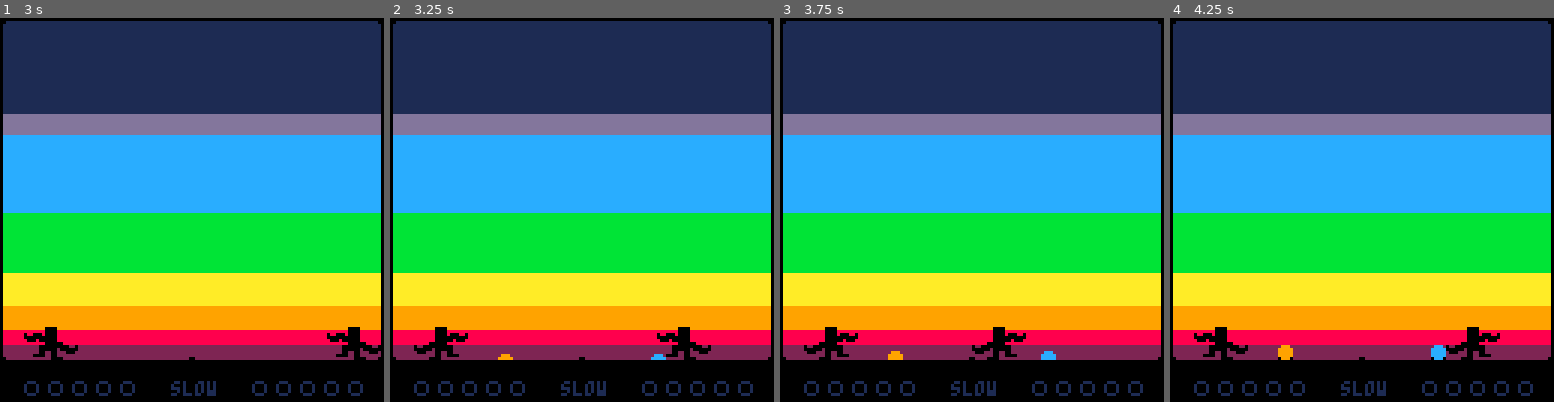
Above: before the commit, frames 1-4 (left to right).
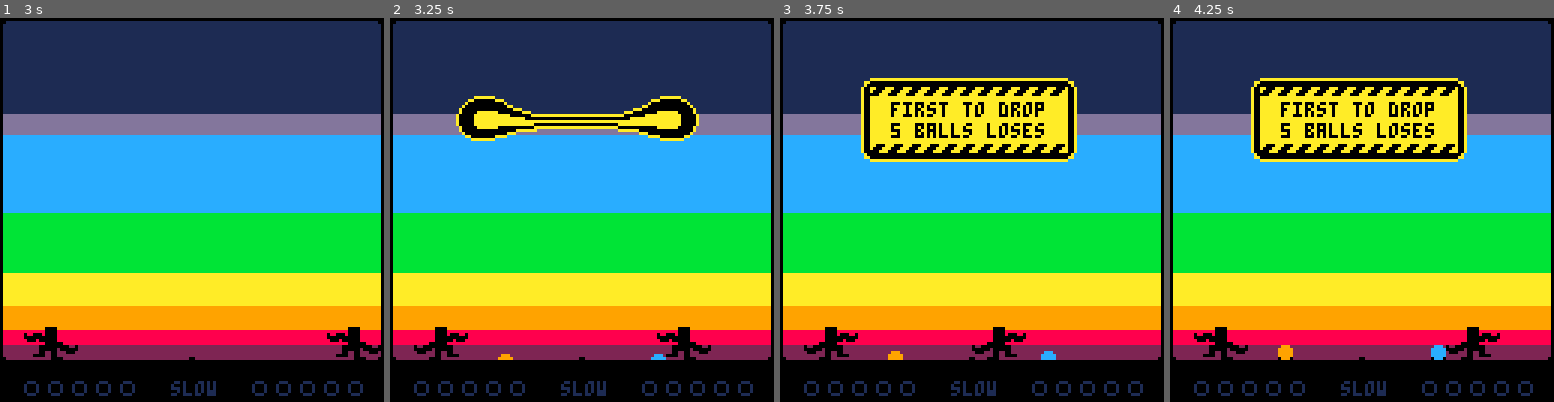
Above: after the commit, the same moments.

Repository: aylanonsense/juggle-panic
Game: PICO-8 cartridge cart-revised.p8
Two runs of this game, one before a commit and one after it. Both use one fixed random seed, a clock stepped at 60 frames per second and the inputs below.
Inputs:
- Up to frame 1 (3 s): tap X (X key) at 0.33, 1.07, 1.85, 2.97 s; tap O (Z key) at 0.7, 1.7, 2.1, 2.5, 2.9 s; hold Right 1.6-2.1 s; hold Up 2.15-2.42 s; hold Right from 2.47 s (still down)
- Up to frame 2 (3.25 s): release Right at 3.03 s; hold Left from 3.08 s (still down)
- Up to frame 3 (3.75 s): tap O (Z key) at 3.3, 3.7 s; release Left at 3.58 s; hold Down from 3.63 s (still down)
- Up to frame 4 (4.25 s): release Down at 3.97 s; hold Right from 4.02 s (still down); tap X (X key) at 4.08 s; tap O (Z key) at 4.1 s

Frame 1 is identical in both runs. In frame 2, 4.4% of the frame differs, in the area x 17-81%, y 20-33%; in frame 3, 12%, in the area x 21-78%, y 15-38%; in frame 4, 12%.

Commit message:
Adding tips, blackout mode, and cooperative mode

Diff:
--- a/cart-revised.p8
+++ b/cart-revised.p8
@@ -11,6 +11,9 @@
 	mode notification has one more stretch to it
 	footsteps
 	rainbow balls when spawning?
+	bomb sound effect
+	blackout mode sound effect
+	notification sound effect
 
 scenes:
 	title
@@ -22,6 +25,7 @@
 
 update priority:
 	0:	ball_sparks
+	0:	stopwatch
 	0.5:	ball_schwing
 	0.75:	mode_notification
 	1:	juggler_icon
@@ -36,6 +40,7 @@
 	10:	camera_operator
 
 render layers:
+	-2.0:	stopwatch
 	-1.0:	mode_notification
 	0:	ball_sparks
 	1:	game_over_text_geysers
@@ -105,11 +110,18 @@
 local modes={
 	"normal mode",
 	"bomb mode",
-	-- "cooperative mode",
+	"blackout mode",
+	"cooperative mode",
 	-- "strong arm mode","cooperative mode","bouncy ball mode",
 	-- "long arms mode","infiniball mode","hot potato mode","floaty mode",
 	-- "blackout mode","speedball mode",
 	"random"
+}
+local tips={
+	{"first to drop","5 balls loses"},
+	nil,
+	nil,
+	{"survive for","40 seconds"}
 }
 
 local buttons
@@ -126,6 +138,7 @@
 local ball_speed_rating
 local rainbow_color_index
 local mode
+local tip
 local entities
 local new_entities
 local jugglers
@@ -799,8 +812,24 @@
 				self.y=min(ground_y+3,self.y+spawn_speed)
 			end
 			self.is_above_ground=(self.y<=ground_y-1.5)
-			if self.frames_alive==ternary(debug_mode,1,80) then
+			if self.frames_alive==ternary(debug_mode,1,80) and mode!="cooperative mode" then
 				self:spawn_ball()
+			end
+			-- in cooperative mode, balls are flung into the air
+			if mode=="cooperative mode" then
+				if self.frames_alive%280==120 then
+					self:spawn_ball()
+				end
+				if self.held_ball and self.is_above_ground then
+					self.held_ball.spawner=nil
+					self.held_ball.is_held_by_spawner=false
+					-- figure out throw duration
+					local throw_dur=mid(6,flr(150/(1+ball_speed_rating/3)),100)
+					-- figure out throw height
+					local throw_height=mid(71,70+flr(1.2*ball_speed_rating),120)
+					self.held_ball:throw(0,throw_height,throw_dur)
+					self.held_ball=nil
+				end
 			end
 		end,
 		draw=function(self)
@@ -1146,6 +1175,40 @@
 			end)
 		end
 	},
+	stopwatch={
+		update_priority=0,
+		render_layer=-2,
+		x=56,
+		y=14,
+		width=14,
+		height=17,
+		on_scene_change=function(self)
+			if scene=="title" then
+				self:die()
+			end
+		end,
+		update=function(self)
+			if scene=="game" and self.frames_alive==1496 then
+				change_scene("game-end")
+			end
+		end,
+		draw=function(self)
+			if self.frames_alive>296 then
+				local seconds=flr((self.frames_alive-296)/30)
+				local i
+				for i=1,8 do
+					local show_red=seconds>5*i
+					if self.frames_alive>=1496 then
+						show_red=self.frames_alive%20<10
+					end
+					pal(i+7,ternary(show_red,8,7))
+				end
+				pal(1,8)
+				pal(5,13)
+				draw_sprite(104,104,14,17,self.x,self.y)
+			end
+		end
+	},
 	speedometer={
 		update_priority=0,
 		render_layer=16,
@@ -1200,7 +1263,6 @@
 		y=20,
 		width=72,
 		height=28,
-		frames_to_death=220,
 		draw=function(self)
 			local f=self.frames_alive-80
 			local f2=self.frames_to_death
@@ -1226,11 +1288,16 @@
 					draw_sprite(116,76,9,28,self.x+60-6*i,self.y)
 				end
 				draw_sprite(125,76,3,28,self.x+69,self.y)
-				print("activated",self.x+self.width/2-18.5,self.y+16.5-1,0)
-				if f%30<22 then
-					print("!",self.x+self.width/2+17.5,self.y+16.5-1,0)
-				end
-				print(mode,self.x+self.width/2-2*#mode+0.5,self.y+10.5-2,0)
+				if mode and (f<100 or not tip) then
+					print("activated",self.x+self.width/2-18.5,self.y+15.5,0)
+					if f%30<22 then
+						print("!",self.x+self.width/2+17.5,self.y+15.5,0)
+					end
+					print(mode,self.x+self.width/2-2*#mode+0.5,self.y+8.5,0)
+				elseif not mode or f>105 then
+					print(tip[1],self.x+self.width/2-2*#tip[1]+0.5,self.y+8.5,0)
+					print(tip[2],self.x+self.width/2-2*#tip[2]+0.5,self.y+15.5,0)
+				end
 			end
 		end
 	}
@@ -1309,7 +1376,7 @@
 	-- if skip_frames%15>0 then return end
 	game_frame=increment_counter(game_frame)
 	screen_shake_frames=decrement_counter(screen_shake_frames)
-	if scene=="game" then
+	if scene=="game" and mode!="cooperative mode" then
 		-- spawn a ball if there is ever a standstill
 		standstill_frames=decrement_counter(standstill_frames)
 		if standstill_frames<=0 then
@@ -1448,6 +1515,9 @@
 	rectfill(l,109.5,r,127.5,2)
 	pset(l,sky_y+0.5,0)
 	pset(r,sky_y+0.5,0)
+	if mode=="blackout mode" and (game_frame==50 or game_frame==65 or game_frame>70) then
+		cls(0)
+	end
 	-- draw each entity
 	foreach(entities,function(entity)
 		if entity.render_layer<10 then
@@ -1515,7 +1585,6 @@
 		jugglers[player_num].score_track:add_mark(ball.color)
 		sfx(8,1) -- drop
 		if #juggler.score_track.marks>=5 then
-			music(2) -- game-end
 			change_scene("game-end")
 		end
 	end
@@ -1531,6 +1600,7 @@
 	end
 	-- and then do stuff based on the scene
 	if scene=="title->game" then
+		game_frame=0
 		if title_screen.mode_select.mode_index==1 then
 			mode=nil
 		elseif title_screen.mode_select.mode_index==#modes then
@@ -1538,18 +1608,27 @@
 		else
 			mode=modes[title_screen.mode_select.mode_index]
 		end
-		if mode then
-			spawn_entity("mode_notification")
-		end
+		tip=tips[title_screen.mode_select.mode_index]
+		spawn_entity("mode_notification",nil,nil,{
+			frames_to_death=ternary(tip and mode,300,220),
+		})
 		ball_speed_rating=1
 		ball_spawn_rate=ternary(mode=="bomb mode",2,1)
+		local score_track1,score_track2
+		if mode=="cooperative mode" then
+			score_track1=spawn_entity("score_track",45)
+			score_track2=score_track1
+		else
+			score_track1=spawn_entity("score_track",7)
+			score_track2=spawn_entity("score_track",83)
+		end
 		spawn_entity("juggler",8,ground_y-entity_classes.juggler.height,{
 			player_num=1,
 			min_x=left_wall_x,
 			max_x=midpoint_x,
 			throw_dir=1,
 			icon=spawn_entity("juggler_icon"),
-			score_track=spawn_entity("score_track",7),
+			score_track=score_track1,
 			spawner=spawn_entity("ball_spawner",36,ground_y+3)
 		})
 		spawn_entity("juggler",102,ground_y-entity_classes.juggler.height,{
@@ -1558,15 +1637,20 @@
 			max_x=right_wall_x,
 			throw_dir=-1,
 			icon=spawn_entity("juggler_icon"),
-			score_track=spawn_entity("score_track",83),
+			score_track=score_track2,
 			spawner=spawn_entity("ball_spawner",87,ground_y+3)
 		})
-		spawn_entity("speedometer")
+		if mode=="cooperative mode" then
+			spawn_entity("stopwatch")
+		else
+			spawn_entity("speedometer")
+		end
 	elseif scene=="game" then
 		standstill_frames=220
 		occasional_ball_spawn_frames=440
 		next_occasional_ball_spawn=rnd_int(1,2)
 	elseif scene=="game-end" then
+		music(2) -- game-end
 		spawn_entity("game_over_text_geysers")
 	end
 end
Not shown, changed: 17 lines of the sprite sheet (__gfx__) section of cart-revised.p8
